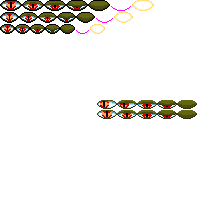
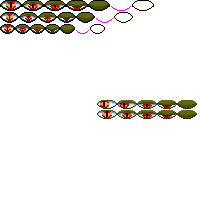
Two versions of the same layered image (200x200). Layer-by-layer changes:
painted on "Layer 5" over [0,5,154,10]
moved "Layer 6" above "Layer 4" over [90,0,154,34]
